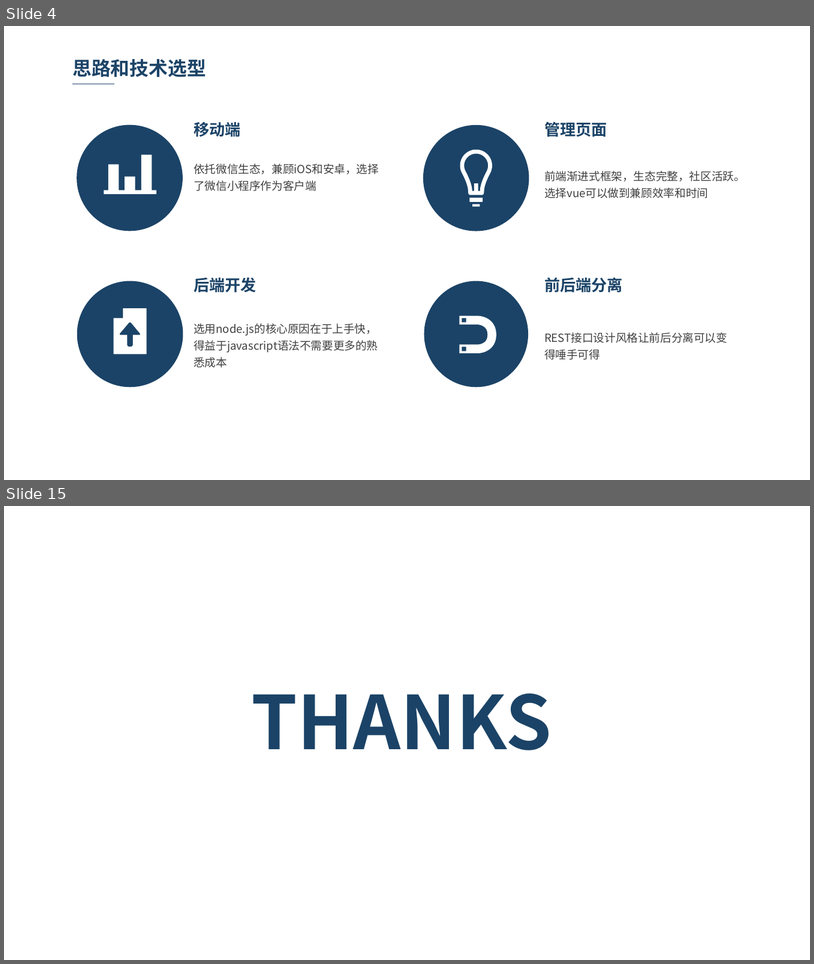
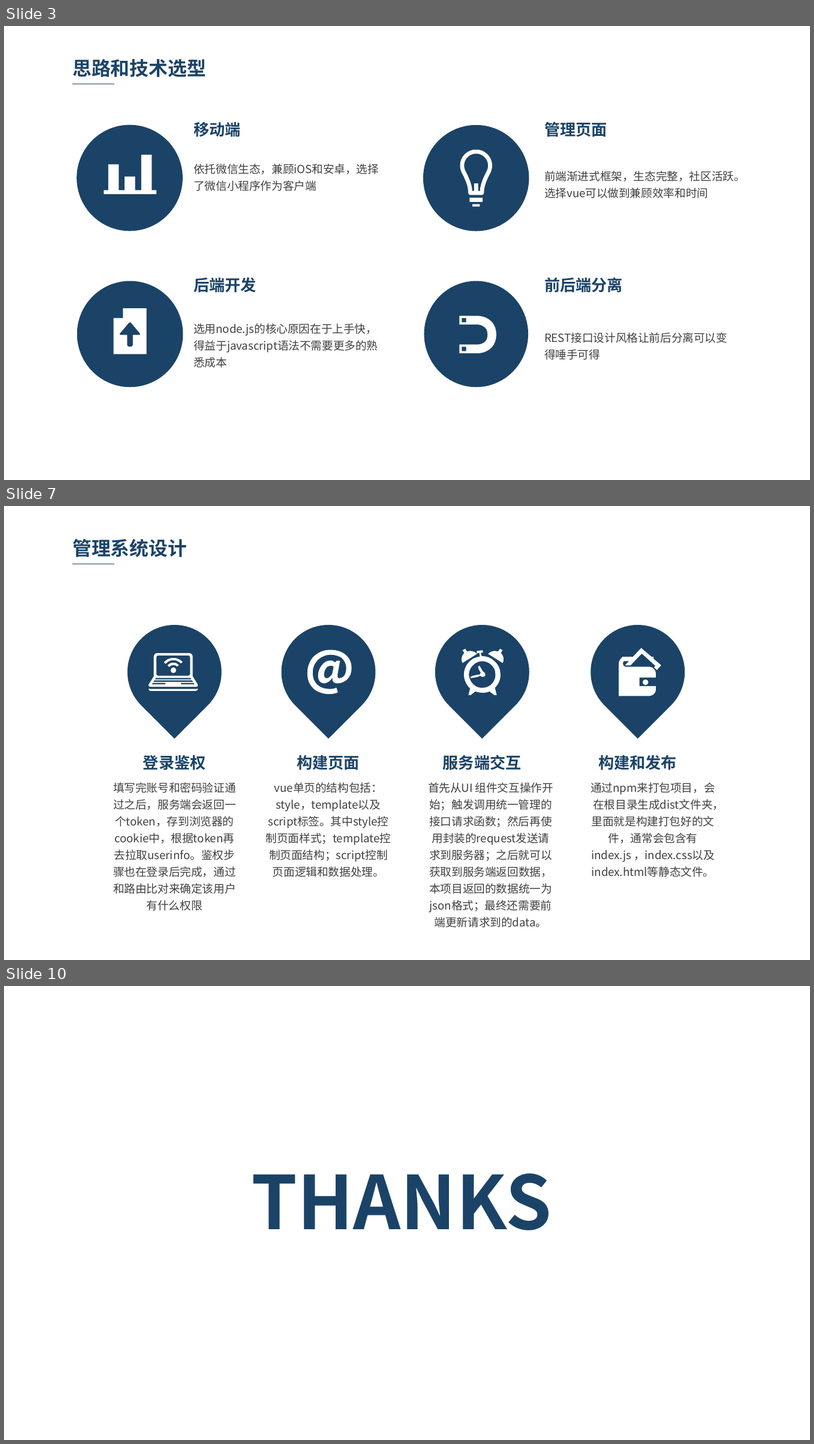
Before and after one commit to yaun369/Second-hand-transaction, a slide deck: 论文答辩.pptx. Shown one above the other, each under a label of ours: slides 4 and 15 before the commit, slides 3, 7 and 10 after it; the slides between them are not shown. The pictures are 814x964 and 814x1444 pixels, drawn with LibreOffice and Linux fonts; fonts in the diff are those of the drawing; background and template pictures are left out. Boxes give left, top, right and bottom in pixels: in the first picture for what was removed or moved away, otherwise in the second. Text is boxed around its words. In the diff, an @@ line names an element or a change of style, - is before the commit and + after.

Commit message:
feat：ppt完成；

```diff
--- a/论文答辩.pptx
+++ b/论文答辩.pptx
@@ slide 7 added at (4, 506, 810, 960), background picture (left out) @@
@@ text added at (72, 539, 187, 557), 17 pt, text #1B4367, bold @@
+管理系统设计
@@ line added from (72, 564) to (114, 564), #1B4367 0.75 pt @@
@@ teardrop added at (108, 605, 241, 738), fill #1B4367 @@
@@ teardrop added at (262, 605, 395, 738), fill #1B4367 @@
@@ teardrop added at (416, 605, 549, 738), fill #1B4367 @@
@@ teardrop added at (572, 605, 705, 738), fill #1B4367 @@
@@ freeform shape added at (307, 649, 351, 694), fill #FFFFFF @@
@@ freeform shape added at (461, 649, 505, 694), fill #FFFFFF @@
@@ freeform shape added at (619, 648, 661, 696), fill #FFFFFF @@
@@ freeform shape added at (149, 653, 198, 691), fill #FFFFFF @@
@@ text added at (143, 754, 206, 770), 14 pt, text #1B4367, bold @@
+登录鉴权
@@ text added at (297, 754, 360, 770), 14 pt, text #1B4367, bold @@
+构建页面
@@ text added at (443, 754, 522, 770), 14 pt, text #1B4367, bold @@
+服务端交互
@@ text added at (599, 754, 677, 770), 14 pt, text #1B4367, bold @@
+构建和发布
@@ text added at (113, 782, 236, 910), 10 pt, text #404040 @@
+填写完账号和密码验证通过之后，服务端会返回一个token，存到浏览器的cookie中，根据token再去拉取userinfo。鉴权步骤也在登录后完成，通过和路由比对来确定该用户有什么权限
@@ text added at (269, 782, 389, 877), 10 pt, text #404040 @@
+vue单页的结构包括：style，template以及script标签。其中style控制页面样式；template控制页面结构；script控制页面逻辑和数据处理。
@@ text added at (428, 782, 554, 927), 10 pt, text #404040 @@
+首先从UI 组件交互操作开始；触发调用统一管理的接口请求函数；然后再使用封装的request发送请求到服务器；之后就可以获取到服务端返回数据，本项目返回的数据统一为json格式；最终还需要前端更新请求到的data。
@@ text added at (591, 782, 724, 877), 10 pt, text #404040 @@
+通过npm来打包项目，会在根目录生成dist文件夹，里面就是构建打包好的文件，通常会包含有index.js ，index.css以及index.html等静态文件。
@@ what was slide 4 is now slide 3 @@
@@ what was slide 15 is now slide 10 @@
```
Also in this commit, not shown: 2 slides changed, 4 other slides added, 10 slides removed, 2 other files.
